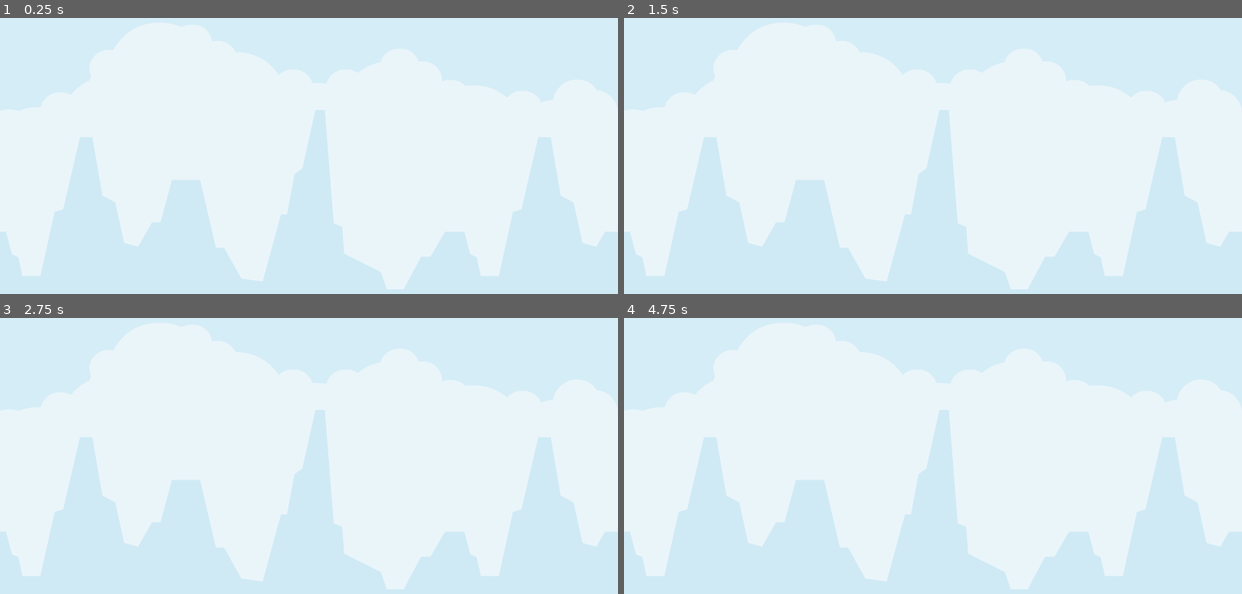
Above: before the commit, frames 1-4 (two rows, left to right).
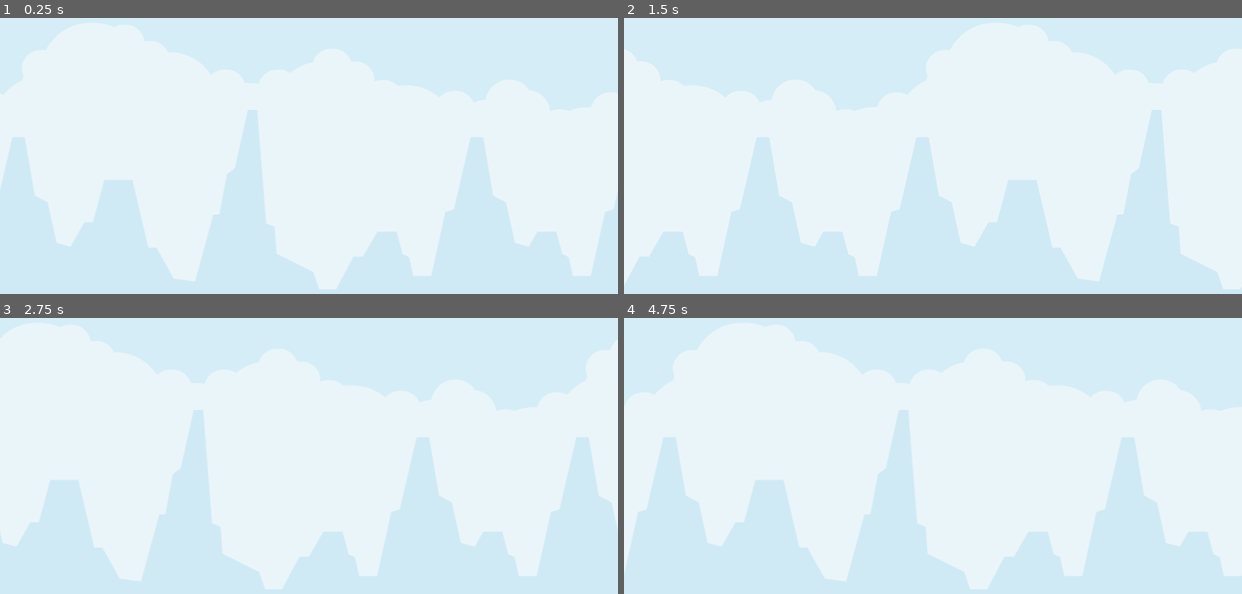
Above: after the commit, the same moments.

Repository: 8bitcurser/RedBaron
Game: Godot game, scene res://scenes/Main.tscn
Same seed, same stepped clock (60 frames per second), same inputs: the game is played once before the commit and once after it.
Inputs:
- Up to frame 1 (0.25 s): no input
- Up to frame 2 (1.5 s): no input
- Up to frame 3 (2.75 s): no input
- Up to frame 4 (4.75 s): no input

The runs differ from the first frame. In frame 1, 22% of the frame differs, in the area x 0-100%, y 33-99%; in frame 2, 16%; in frame 3, 16%; in frame 4, 20%.

Commit message:
Group nodes into dynamic group

Diff:
--- /dev/null
+++ b/scenes/Background.gd
@@ -0,0 +1,5 @@
+extends Node2D
+
+func _process(_delta):
+	if position.x <= -800.0:
+		position.x = 800
--- /dev/null
+++ b/scenes/Main.gd
@@ -0,0 +1,10 @@
+extends Node
+
+var dynamic_object_speed: int = 700
+
+func _process(delta):
+	for dynamic_object in get_tree().get_nodes_in_group('DynamicObject'):
+		dynamic_object.position.x -= delta * dynamic_object_speed
+	#
+	#if position.x <= -800.0:
+		#position.x = 800
--- a/scenes/Main.tscn
+++ b/scenes/Main.tscn
@@ -1,12 +1,16 @@
-[gd_scene load_steps=2 format=3 uid="uid://borketw7uo408"]
+[gd_scene load_steps=4 format=3 uid="uid://borketw7uo408"]
 
 [ext_resource type="Texture2D" uid="uid://cngxlbqoe8bkc" path="res://assets/Background.png" id="1_0cuni"]
+[ext_resource type="Script" path="res://scenes/Background.gd" id="1_7ppxg"]
+[ext_resource type="Script" path="res://scenes/Main.gd" id="1_83jhg"]
 
 [node name="main" type="Node"]
+script = ExtResource("1_83jhg")
 
-[node name="Background" type="Node2D" parent="."]
+[node name="Background" type="Node2D" parent="." groups=["DynamicObject"]]
 position = Vector2(800, 480)
 scale = Vector2(2, 2)
+script = ExtResource("1_7ppxg")
 
 [node name="Sprite2D" type="Sprite2D" parent="Background"]
 texture = ExtResource("1_0cuni")
